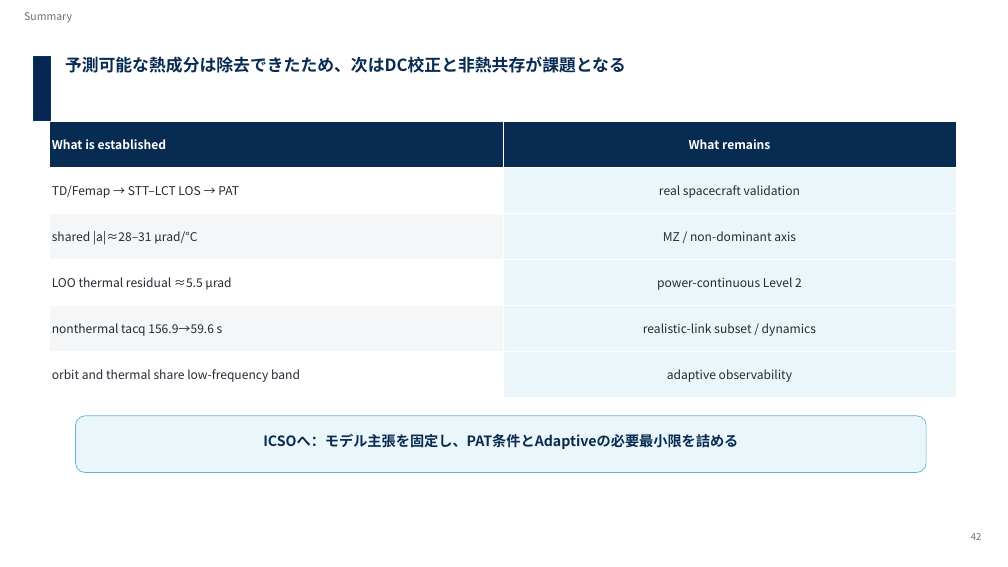
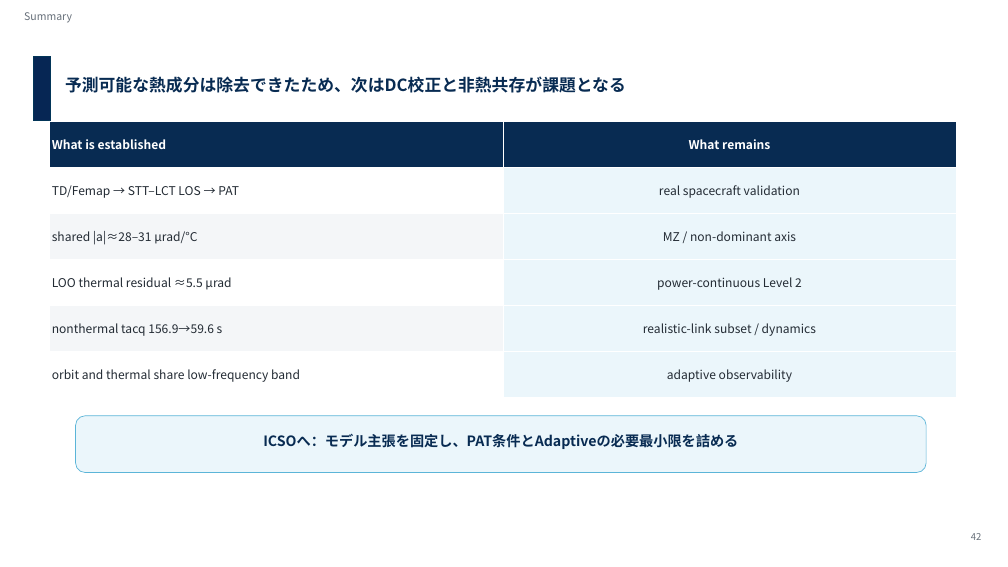
Before and after one commit to Hideki-1029/thermal-deformation-optcomm, a slide deck: slide 41 of papers/seminar/20260721_optcommrg_takamoto_v3_issl.pptx (slide 40 before the commit). Drawn at 1008x567 pixels with LibreOffice and Linux fonts; fonts in the diff are those of the drawing; background and template pictures are left out. Boxes give left, top, right and bottom in pixels: in the first picture for what was removed or moved away, otherwise in the second. Text is boxed around its words. In the diff, an @@ line names an element or a change of style, - is before the commit and + after.

```diff
--- a/papers/seminar/20260721_optcommrg_takamoto_v3_issl.pptx
+++ b/papers/seminar/20260721_optcommrg_takamoto_v3_issl.pptx
@@ text "予測可能な熱成分は除去できたため、次はDC校正と非熱共存が課題となる": place and size @@
-text "予測可能な熱成分は除去できたため、次はDC校正と非熱共存が課題となる" at box(65, 56, 626, 73)
+text "予測可能な熱成分は除去できたため、次はDC校正と非熱共存が課題となる" at box(65, 76, 626, 93)
```
Also in this commit, not shown: 17 other slides changed, 3 slides added, 2 slides removed.
